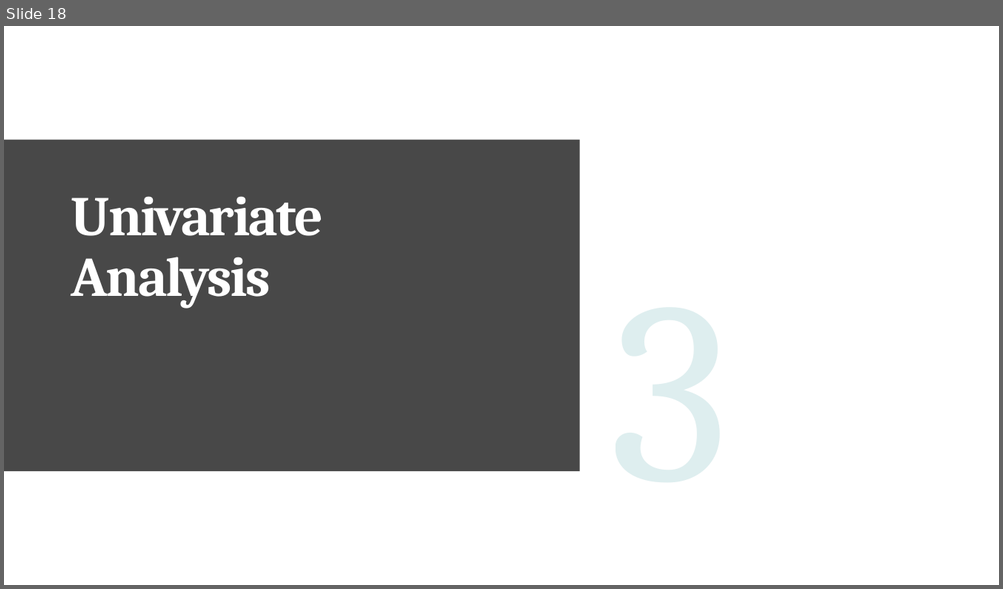
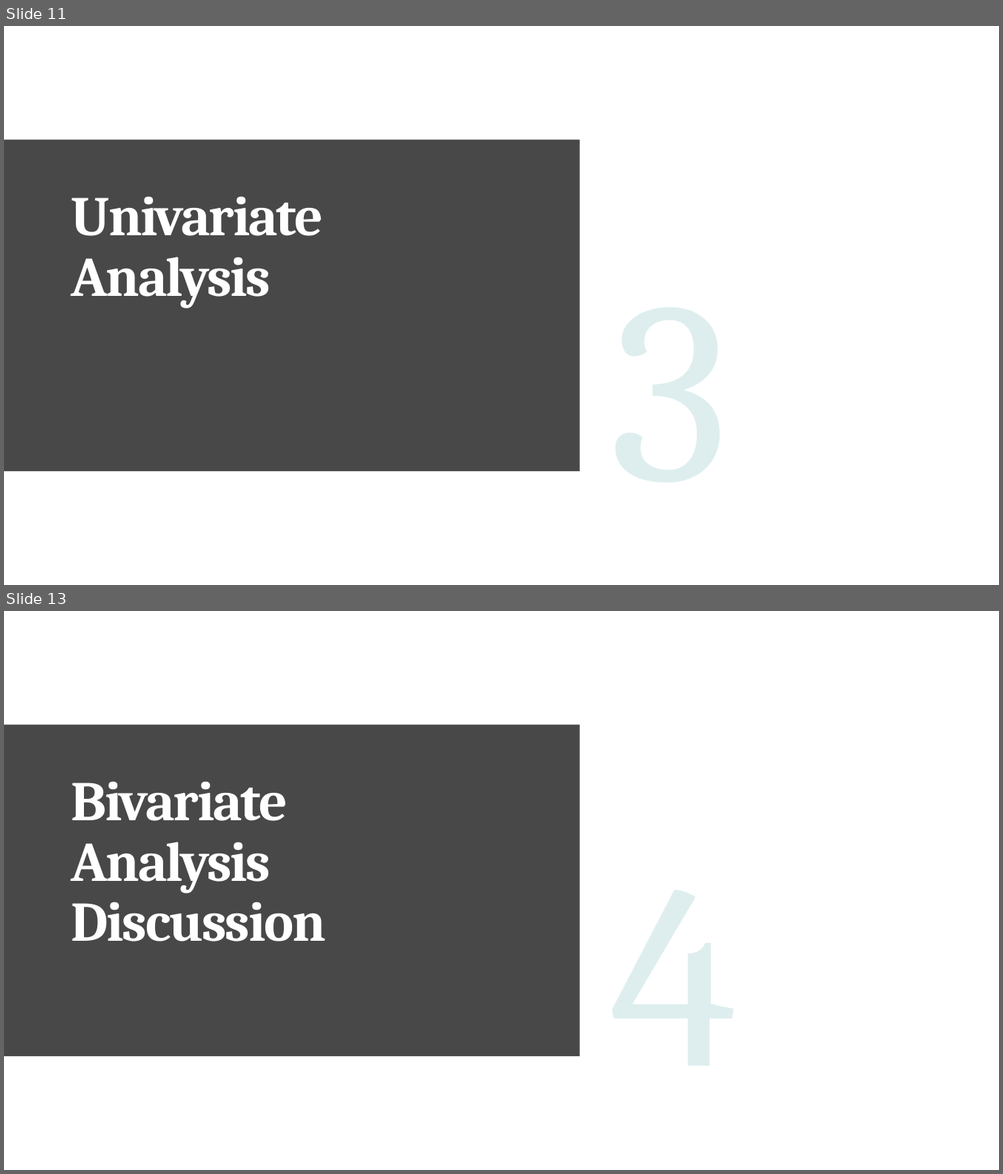
Before and after one commit to pjsurve/Lending-club-case-study, a slide deck: Lending Club Case Study - Upgrad (1).pptx. Shown one above the other, each under a label of ours: slide 18 before the commit, slides 11 and 13 after it; the slides between them are not shown. The pictures are 1003x589 and 1003x1174 pixels, drawn with LibreOffice and Linux fonts; fonts in the diff are those of the drawing. Boxes give left, top, right and bottom in pixels: in the first picture for what was removed or moved away, otherwise in the second. Text is boxed around its words. In the diff, an @@ line names an element or a change of style, - is before the commit and + after.

```diff
--- a/Lending Club Case Study - Upgrad (1).pptx
+++ b/Lending Club Case Study - Upgrad (1).pptx
@@ slide 13 added at [4, 611, 999, 1170], background #FFFFFF; not listed: 1 template element that a slide beside it also shows @@
@@ title added at [71, 781, 326, 942], 54 pt, text #FFFFFF, bold @@
+Bivariate Analysis Discussion
@@ what was slide 18 is now slide 11 @@
```
Also in this commit, not shown: 7 slides changed, 4 other slides added, 1 slide removed, 1 other file.
